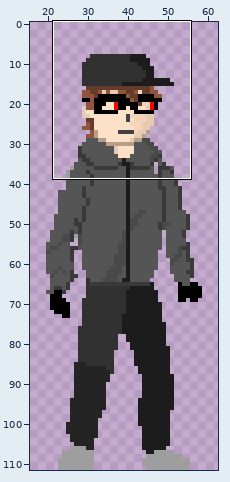
Sprite sheet, stored at player.wait2.png. Above, an overview of the earlier version with the close-up marked.
Close-up. Old version:
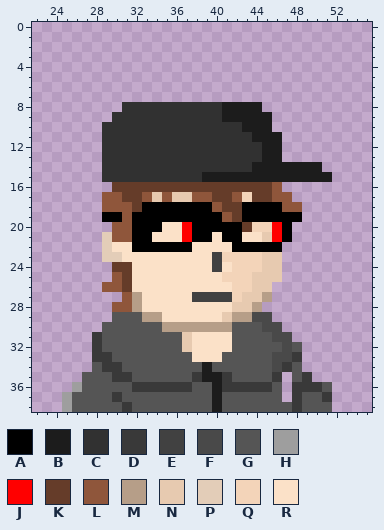
The file is 80x112 pixels. Colours within 5 levels of each other are drawn and written as one. Shown: x 22..55, y 0..38. The wide view leaves out empty margins.
Palette (. is transparent): A #000000  B #1c1c1c  C #313131  D #393939  E #414141  F #494949  G #555555  H #9e9e9e  J #ff0000  K #653c29  L #8f563b  M #b69e88  N #e7cab0  P #e3cdb8  Q #f3d4b9  R #fbe1c8
Pixels before, first column x 25:
 8 ......CCCCCCCCCCBBBB.......
 9 .....CCCCCCCCCCCBBBBB......
10 ....CCCCCCCCCCCCCCBBB......
11 ....CCCCCCCCCCCCCCCBBB.....
12 ....CCCCCCCCCCCCCCCCBB.....
13 ....CCCCCCCCCCCCCCCCBB.....
14 ....CCCCCCCCCCCCCCCBBBBBBB.
15 ....CCCCCCCCCCBBBBBBBBBBBBB
16 .....KKKKKKKKKKKKKKKKL.....
17 ....LLKKLNLNNLLKKLQKKLL....
18 ....LLLKAAAAAAALKKAAAALL...
19 ....AALAAAAAAAAALKAAAAAA...
20 .....LLAAARRJAAAAAKQQJA....
21 ....PLLAARRRJAARAARRNJA....
22 ....PRRAAAAAARRRRAAAAA.....
23 ....PPRRRRRRRRREQQQQNN.....
24 .....KKRRRRRRRRERQQQNN.....
25 .....LKRRRRRRRRRQQQNNN.....
26 ....LLKRRRRRRRRRRQQNN......
27 ......LMRRRRREEEEQNNM......
28 .....LLMRRRRRRRRRNNM.......
29 .....GGGMMRRRRRRNMMFF......
30 ....GGGGGGMMMMMMMGGGFF.....
31 ...DGGGGGGGGNRRRRGGGGFF....
32 ...DGGGGGGGGNRRRRGGGGGFG...
33 ...DDGGGGGGGGRRRGGGGGFFD...
34 ...GDDGGGGGGGGBGGGGGGFDG...
35 ..GGGDDGGGGGGDBBDGGGGD.GD..
36 .HGGGGGDDDDDDGGBDDDDDG.DDDG
37 HGGGGDGGGGGGGGGBGGGGGG.DGGD
38 HGGGGGDGGGGGGGGBGGGGGGGDGGG
The same view after the edit:
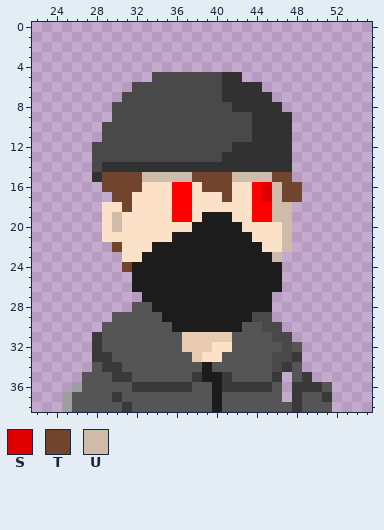
Colours new in this view: S #df0000  T #71442e  U #cebba9
The author wrote: プレイヤー待機モーション 修正ver.
Change:
y 5: x 34..42 ......... -> FFFFFFFCC
y 6: x 32..44 ............. -> FFFFFFFFFCCCC
y 7: x 31..45 ............... -> FFFFFFFFFFCCCCC
y 8: x 30..46 .CCCCCCCCCCBBBB.. -> FFFFFFFFFFFFCCCCC
y 9: x 30..47 CCCCCCCCCCCBBBBB.. -> FFFFFFFFFFFFFFCCCC
y 10: x 29..47 CCCCCCCCCCCCCCBBB.. -> FFFFFFFFFFFFFFFCCCC
y 11: x 29..47 CCCCCCCCCCCCCCCBBB. -> FFFFFFFFFFFFFFFCCCC
y 12: x 28..41 .CCCCCCCCCCCCC -> FFFFFFFFFFFFFF; x 45..47 BB. -> CCC
y 13: x 28..40 .CCCCCCCCCCCC -> FFFFFFFFFFFFF; x 45..47 BB. -> CCC
y 14: x 28 . -> F; x 44..50 BBBBBBB -> CCCC...
y 15: x 28..51 .CCCCCCCCCCBBBBBBBBBBBBB -> CTTTTUUUUUTTTTUUUUTT....
y 16: x 29..48 .KKKKKKKKKKKKKKKKL.. -> TTTTRRRJJRTTTRRJSUTT
y 17: x 29..48 LLKKLNLNNLLKKLQKKLL. -> .TTRRRRJJRRRTRRJSUTT
y 18: x 29..48 LLLKAAAAAAALKKAAAALL -> RRTRRRRJJRRRRRRJJUU.
y 19: x 29..48 AALAAAAAAAAALKAAAAAA -> RURRRRRJJRBBBRRJJUU.
y 20: x 29..34 .LLAAA -> RURRRR; x 37..47 JAAAAAKQQJA -> RBBBBBRRRRU
y 21: x 29..33 PLLAA -> RRRRR; x 36..43 RJAARAAR -> BBBBBBBB; x 45..47 NJA -> RRU
y 22: x 29..30 PR -> .T; x 32..47 AAAAAARRRRAAAAA. -> RRBBBBBBBBBBBRRU
y 23: x 29..30 PP -> ..; x 33..46 RRRRRRREQQQQNN -> BBBBBBBBBBBBBU
y 24: x 30..46 KKRRRRRRRRERQQQNN -> .TBBBBBBBBBBBBBBB
y 25: x 30..46 LKRRRRRRRRRQQQNNN -> ..BBBBBBBBBBBBBBB
y 26: x 29..46 LLKRRRRRRRRRRQQNN. -> ...BBBBBBBBBBBBBBB
y 27: x 31..45 LMRRRRREEEEQNNM -> ..BBBBBBBBBBBBB
y 28: x 30..45 LLMRRRRRRRRRNNM. -> ..GGBBBBBBBBBBBB
y 29: x 33..43 MMRRRRRRNMM -> GGBBBBBBBBB
y 30: x 35..42 MMMMMMMG -> GBBBBBBB
y 31: x 38..41 RRRR -> NNNN
y 32: x 38..39 RR -> NN
y 33: x 38 R -> N
Boxes around the changes in both close-ups, in picture pixels (x1, y1, x2, y2):
changed: (92, 72, 332, 362)
